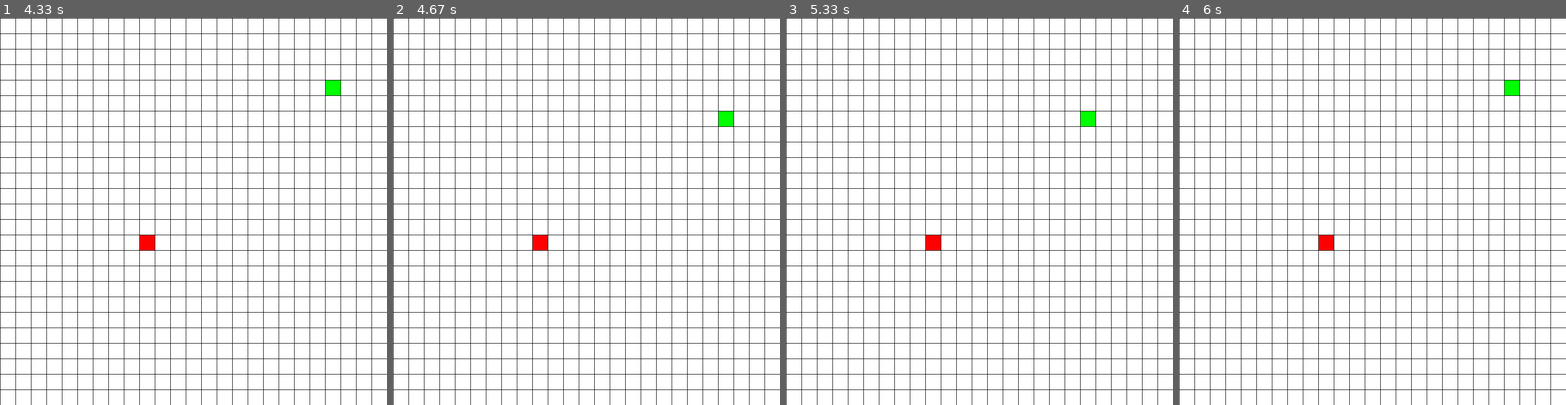
Above: before the commit, frames 1-4 (left to right).
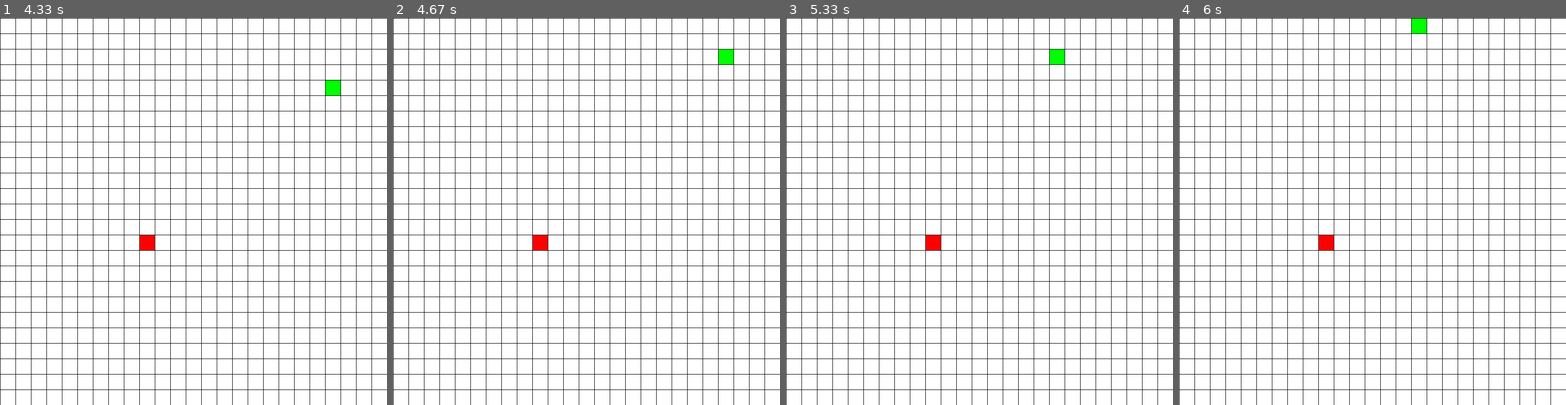
Above: after the commit, the same moments.

Repository: k-qich/2D-SnakeGame-Pygame
Game: pygame game, started from game.py
The game is run twice, just before and just after one commit, with the same random seed, the same clock (stepped at 60 frames per second) and the same inputs.
Inputs:
- Up to frame 1 (4.33 s): hold Up 0.83-1.3 s; hold Right 1.33-1.8 s; hold Down 2.4-2.7 s; hold Left 2.73-3.13 s; hold Up 3.17-3.53 s; hold Down from 4.23 s (still down)
- Up to frame 2 (4.67 s): release Down at 4.6 s; hold Left from 4.63 s (still down)
- Up to frame 3 (5.33 s): release Left at 5.1 s; hold Right from 5.13 s (still down)
- Up to frame 4 (6 s): release Right at 5.6 s; hold Up 5.63-5.93 s; hold Right from 5.97 s (still down)

Frame 1 is identical in both runs. In frame 2, 0.3% of the frame differs, in the area x 84-88%, y 8-28%; in frame 3, 0.3%; in frame 4, 0.3%.

Commit message:
Added checks for when snake collides into itself

Diff:
--- a/game.py
+++ b/game.py
@@ -19,6 +19,8 @@
         pg.display.set_caption(self.display_name)
 
         # game vars
+        self.apples_eaten = 0
+        self.max_length = 0
         self.last_movement_time = 0
         self.movement_interval = PLAYER_SPEED       # how fast the snake will be moving
 
@@ -28,6 +30,7 @@
 
         # sprite groups
         self.snake_sprites = pg.sprite.Group()
+        self.snake_body_sprites = pg.sprite.Group()
         self.apple_sprite = pg.sprite.Group()
 
         self.clock = pg.time.Clock()
@@ -37,6 +40,8 @@
         self.snake_head = entity.SnakeHead(int(self.display_width/TILE_SIZE/2) * TILE_SIZE, int(self.display_height/TILE_SIZE/2) * TILE_SIZE, GREEN)
         self.snake_sprites.add(self.snake_head)
         self.snake.append(self.snake_head)
+
+        self.max_length += 1
 
     def update(self):
         if not self.apple_sprite:
@@ -48,12 +53,21 @@
         if t_now - self.last_movement_time > self.movement_interval:
             self.last_movement_time = t_now
             self.snake_sprites.update()
+            self.snake_body_sprites.update()
+
+            # check if snake has collided with itself
+            if pg.sprite.spritecollide(self.snake_head, self.snake_body_sprites, False):
+                self.running = False
 
             # check if snake has collided with an apple
             apple_collision = pg.sprite.spritecollide(self.snake_head, self.apple_sprite, False)
             for apple in apple_collision:
                 apple.kill()
                 self.grow_snake()
+
+                # increment stat tracker
+                self.apples_eaten += 1
+                self.max_length += 1
 
             # update the snake's body
             if len(self.snake) > 1:
@@ -75,6 +89,7 @@
 
         # render player
         self.snake_sprites.draw(self.gameDisplay)
+        self.snake_body_sprites.draw(self.gameDisplay)
 
         # draw game grid
         for x in range(0, DISPLAY_WIDTH, TILE_SIZE):
@@ -92,16 +107,16 @@
                 self.exit()
 
         # player movement
-        if keys[pg.K_LEFT]:
+        if keys[pg.K_LEFT] and self.snake_head.dx == 0:
             self.snake_head.dy = 0
             self.snake_head.dx = -TILE_SIZE
-        if keys[pg.K_RIGHT]:
+        if keys[pg.K_RIGHT] and self.snake_head.dx == 0:
             self.snake_head.dy = 0
             self.snake_head.dx = TILE_SIZE
-        if keys[pg.K_UP]:
+        if keys[pg.K_UP] and self.snake_head.dy == 0:
             self.snake_head.dx = 0
             self.snake_head.dy = -TILE_SIZE
-        if keys[pg.K_DOWN]:
+        if keys[pg.K_DOWN] and self.snake_head.dy == 0:
             self.snake_head.dx = 0
             self.snake_head.dy = TILE_SIZE
 
@@ -130,6 +145,8 @@
             # defining the fps of game
             self.clock.tick(FPS)
 
+        self.game_over()
+
     # returns true/false depending on whether the player has exceeded the game window
     def boundary_check(self):
         return self.snake_head.rect.top < 0 or self.snake_head.rect.bottom > DISPLAY_HEIGHT \
@@ -146,12 +163,15 @@
     def grow_snake(self):
         # add new snake body to the end of the snake
         snake_body = entity.SnakeBody(self.snake[-1].last_posx, self.snake[-1].last_posy, GREEN)
-        self.snake_sprites.add(snake_body)
+        self.snake_body_sprites.add(snake_body)
         self.snake.append(snake_body)
+
+    def game_over(self):
+        self.exit()
 
     def run(self):
         self.game_loop()
-        self.exit()
+        self.game_over()
 
     def exit(self):
         print("Quitting")
